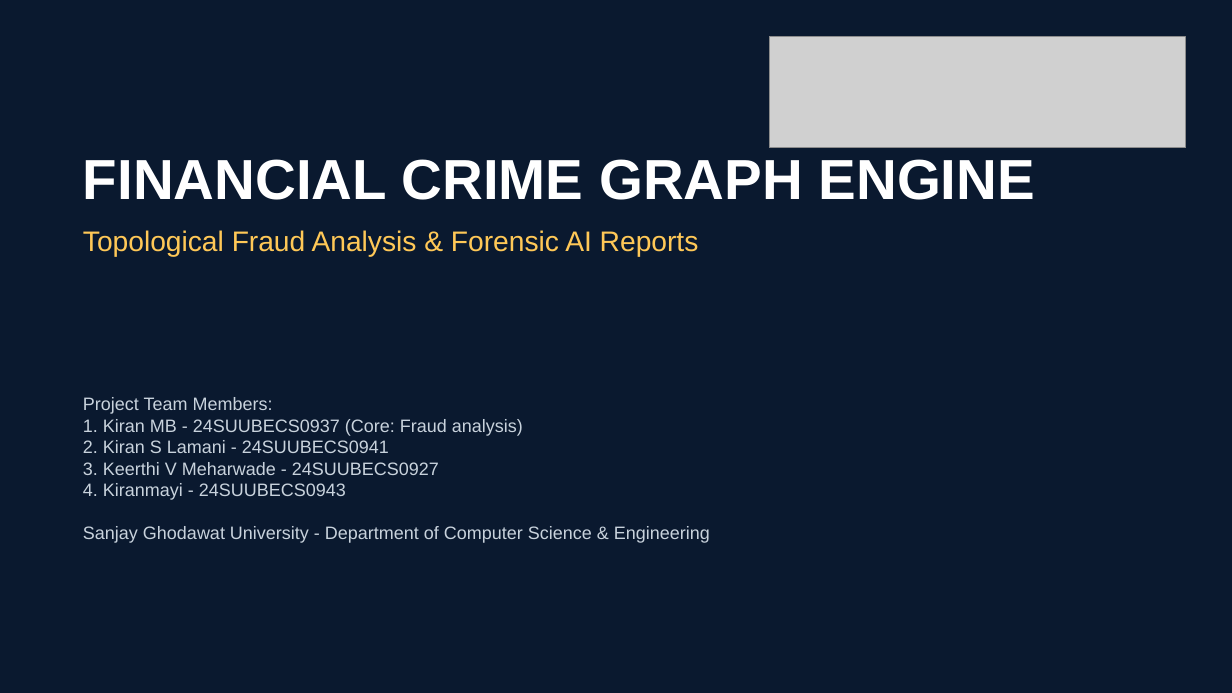
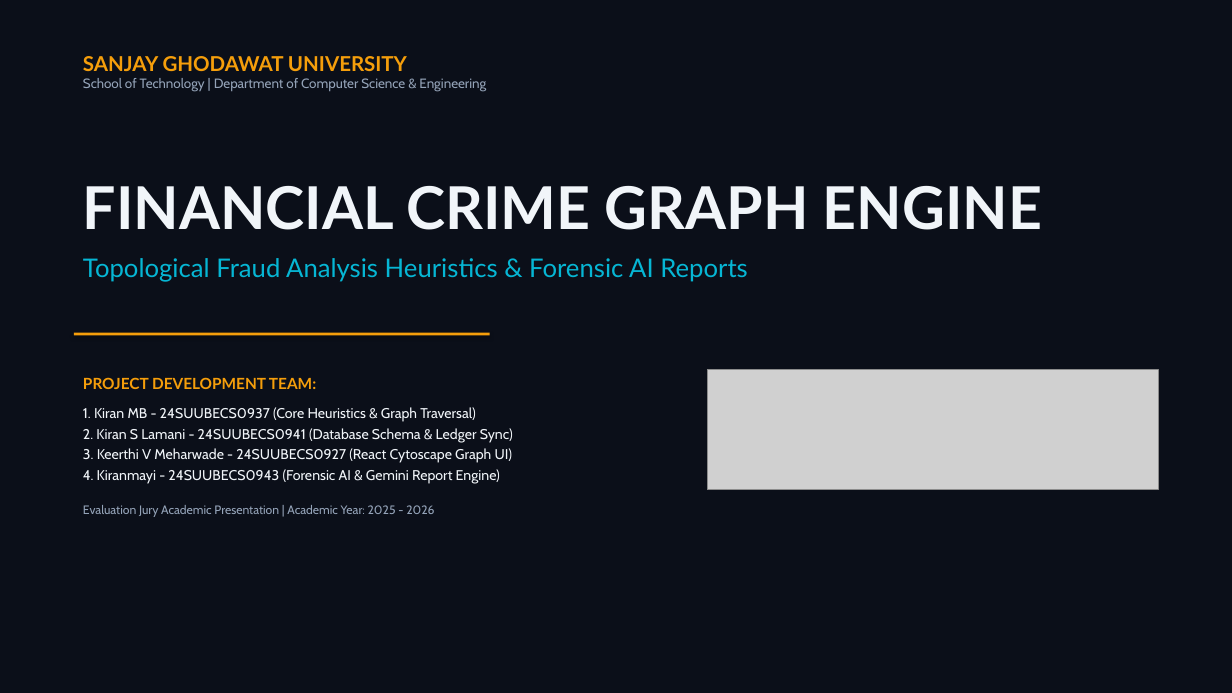
Before and after one commit to kirancodes-dev/financial-crime-graph-engine, a slide deck: slide 1 of backend/Fraud_Analysis_Presentation.pptx. Drawn at 1232x693 pixels with LibreOffice and Linux fonts; fonts in the diff are those of the drawing; grey boxes stand for pictures. Boxes give left, top, right and bottom in pixels: in the first picture for what was removed or moved away, otherwise in the second. Text is boxed around its words. In the diff, an @@ line names an element or a change of style, - is before the commit and + after.

Commit message:
docs: run document generator using custom beautiful presentation engine

```diff
--- a/backend/Fraud_Analysis_Presentation.pptx
+++ b/backend/Fraud_Analysis_Presentation.pptx
@@ background #0A192F to #0B0F19 @@
@@ text added at (x1=83, y1=56, x2=486, y2=92), 10.5 pt, text #94A3B8 @@
+SANJAY GHODAWAT UNIVERSITY
+School of Technology | Department of Computer Science & Engineering
@@ text "FINANCIAL CRIME GRAPH ENGINE" moved from (x1=83, y1=159, x2=1035, y2=257) to (x1=83, y1=186, x2=1042, y2=282) @@
@@ text at (x1=83, y1=186, x2=1042, y2=230): size 44 to 46 pt, font Arial to Lato, text colour #FFFFFF to #F1F5F9 in "FINANCIAL CRIME GRAPH ENGINE" @@
@@ text at (x1=83, y1=258, x2=747, y2=282): text changed; size 22 to 20 pt; font Arial to Lato; text colour #FFC857 to #06B6D4 @@
-Topological Fraud Analysis & Forensic AI Reports
+Topological Fraud Analysis Heuristics & Forensic AI Reports
@@ rectangle added at (x1=74, y1=333, x2=490, y2=335), fill #F59E0B @@
@@ text at (x1=83, y1=377, x2=513, y2=517): text changed; size 14 to 11 pt; font Arial to Cabin; text colour #C8D2DC to #F1F5F9 @@
-Project Team Members:
-1. Kiran MB - 24SUUBECS0937 (Core: Fraud analysis)
-2. Kiran S Lamani - 24SUUBECS0941
-3. Keerthi V Meharwade - 24SUUBECS0927
-4. Kiranmayi - 24SUUBECS0943
-Sanjay Ghodawat University - Department of Computer Science & Engineering
+PROJECT DEVELOPMENT TEAM:
+1. Kiran MB - 24SUUBECS0937 (Core Heuristics & Graph Traversal)
+2. Kiran S Lamani - 24SUUBECS0941 (Database Schema & Ledger Sync)
+3. Keerthi V Meharwade - 24SUUBECS0927 (React Cytoscape Graph UI)
+4. Kiranmayi - 24SUUBECS0943 (Forensic AI & Gemini Report Engine)
+Evaluation Jury Academic Presentation | Academic Year: 2025 - 2026
@@ picture resized from (x1=770, y1=37, x2=1186, y2=148) to (x1=707, y1=370, x2=1158, y2=490) @@
```
Also in this commit, not shown: 5 other slides changed, 18 slides added, 14 slides removed, 4 other files.
